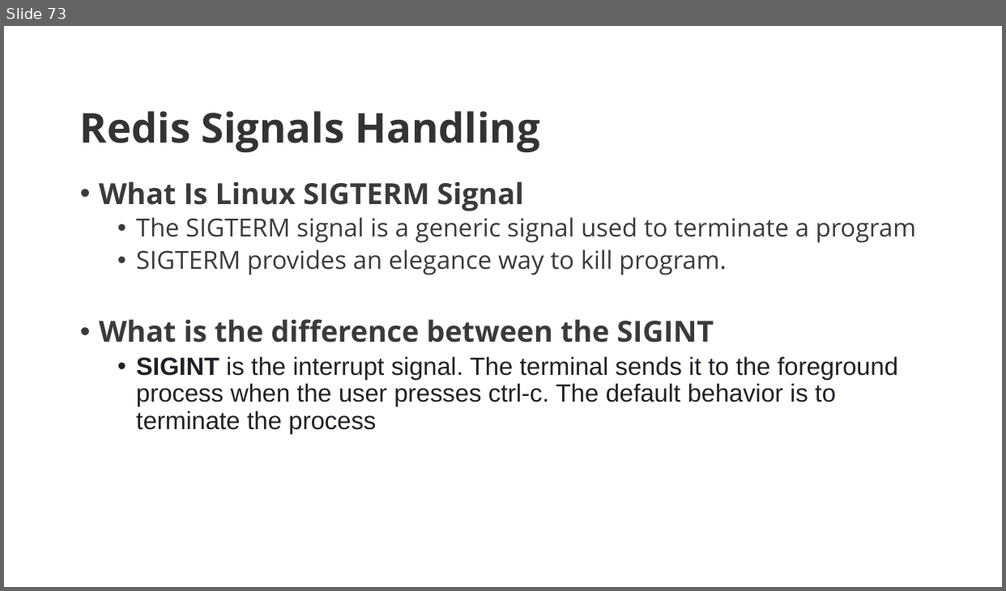
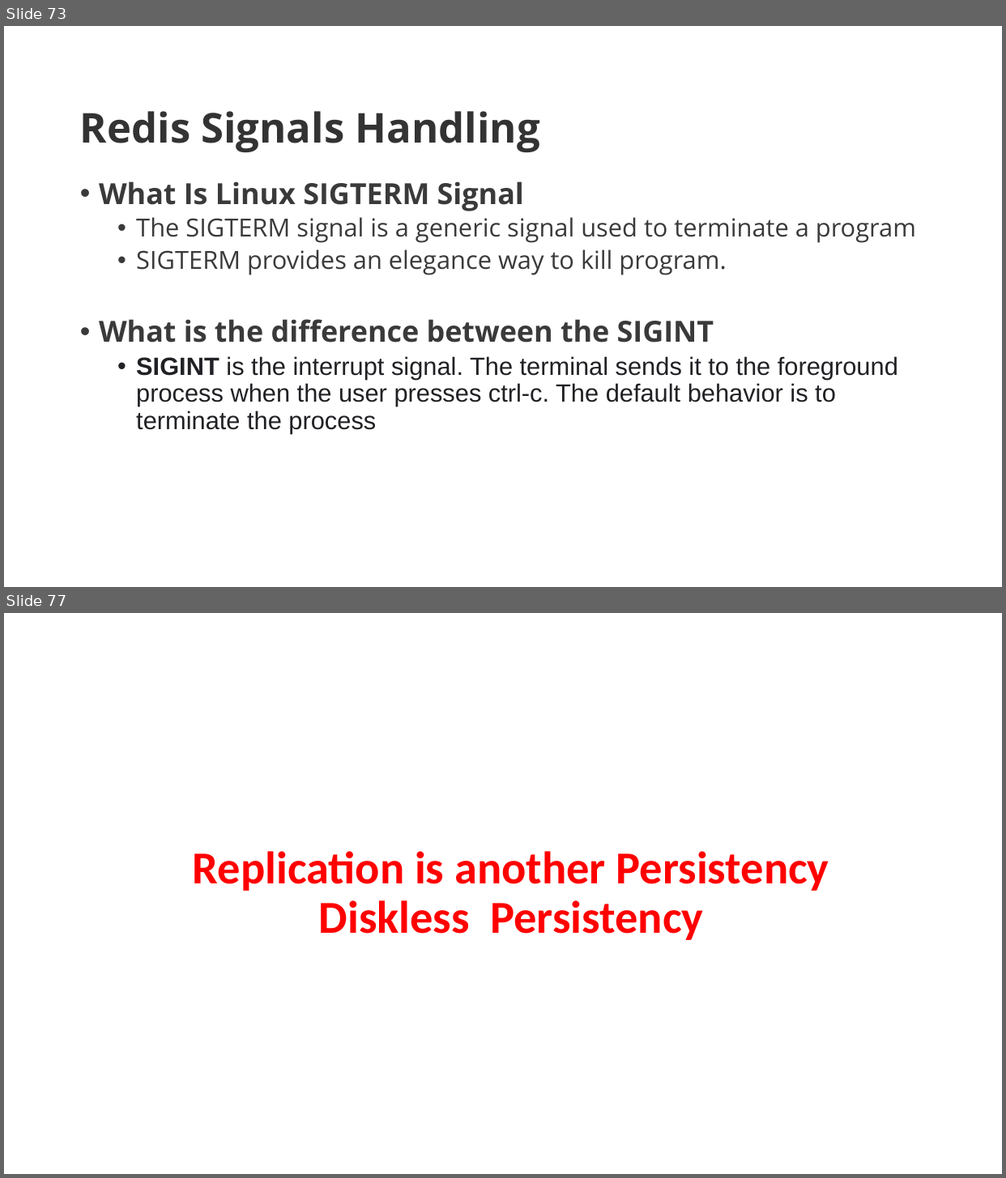
Before and after one commit to GreenwaysTechnology/IBM-DEC-Redis, a slide deck: Redis Admin Guide.pptx. Shown one above the other, each under a label of ours: slide 73 before the commit, slides 73 and 77 after it; the slides between them are not shown. The pictures are 1006x591 and 1006x1178 pixels, drawn with LibreOffice and Linux fonts; fonts in the diff are those of the drawing. Boxes give left, top, right and bottom in pixels: in the first picture for what was removed or moved away, otherwise in the second. Text is boxed around its words. In the diff, an @@ line names an element or a change of style, - is before the commit and + after.

```diff
--- a/Redis Admin Guide.pptx
+++ b/Redis Admin Guide.pptx
@@ slide 77 added at [4,613,1002,1174], background #FFFFFF @@
@@ title added at [193,851,829,940], 44 pt, text #FF0000, bold @@
+Replication is another Persistency
+Diskless Persistency
```
Also in this commit, not shown: 33 other slides added, 4 other files.
